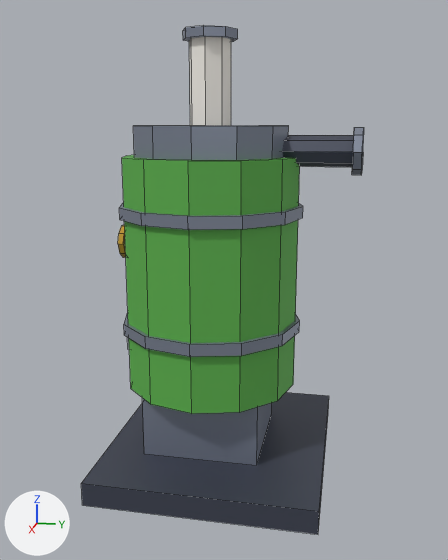
One commit to the Blender file assets/managed-models/engine-room/filter/filter.blend: the scene before it, then after it.
Both versions are drawn from a 50 mm lens placed at (2.087, 0.463, 1.195), pointed at (0.024, 0.051, 0.679). The axes (+X, +Y, +Z) are drawn at lower left. The lights are the same throughout. The first picture is the older version. Mesh edges are drawn as thin lines.

Objects in the first picture: 'filter'.
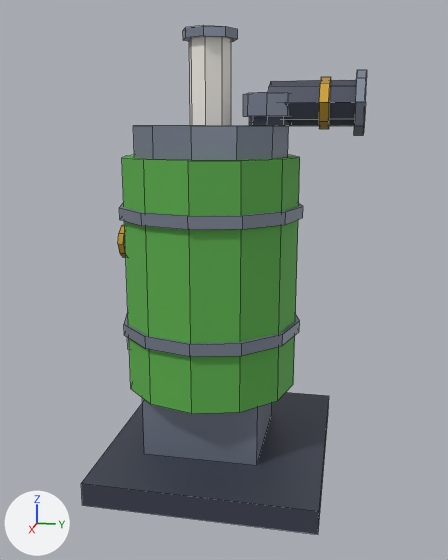
Commit message: feat(engine-room): an arm from the Filter to the chimney of the Steam boiler

What differs and where, as boxes [x1, y1, x2, y2] in the pictures (448 x 560 px; the box of a moved part takes in the faces that stretch with it):
'filter', reshaped: before [81, 25, 364, 534]; after [81, 25, 367, 534]
part 1 of me_filter, added (brown): after [319, 77, 331, 129]
part 2 of me_filter, added: after [249, 116, 291, 126]
part 3 of me_filter, added: after [243, 92, 290, 117]
part 4 of me_filter, moved or reshaped: before [282, 127, 364, 175]; after [269, 70, 367, 135]

What the commit changed:
me_filter is used by ob_filter; location (0.0, 0.0, 0.0).
me_filter had 224 vertices, 138 faces and spanned x -0.42..0.42, y -0.34..0.5, z 0.0..1.5.
me_filter now has 272 vertices, 168 faces and spans x -0.42..0.42, y -0.34..0.5, z 0.0..1.5.
me_filter part 1: a new loose piece, an 8-sided cylinder along y spanning x -0.08..0.08, y 0.36..0.39, z 1.19..1.35, in mat_m_filter.
me_filter part 2: a new loose piece, an 8-sided cylinder along z spanning x -0.07..0.07, y 0.13..0.27, z 1.2..1.3, in mat_m_filter.
me_filter part 3: a new loose piece, an 8-sided cylinder along z spanning x -0.09..0.09, y 0.11..0.29, z 1.23..1.3, in mat_m_filter.
Part 4, on me_filter:
30 vertices are removed from x -0.08..0.08, y 0.2..0.5, z 1.04..1.2.
20 faces are deleted.
23 vertices are added at x -0.1..0.1, y 0.2..0.5, z 1.17..1.37.
7 new vertices lie (0.0, 0.3, 0.0) away from vertices in x -0.07..0.07, y 0.2, z 1.22..1.34.
20 new faces join them.
